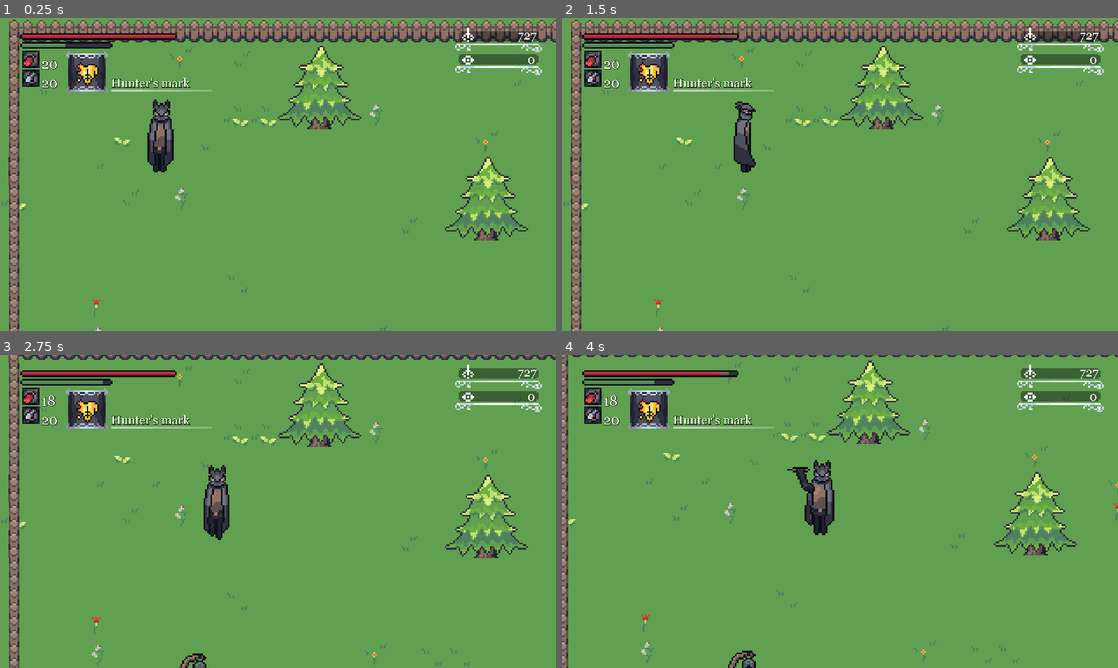
Above: before the commit, frames 1-4 (two rows, left to right).
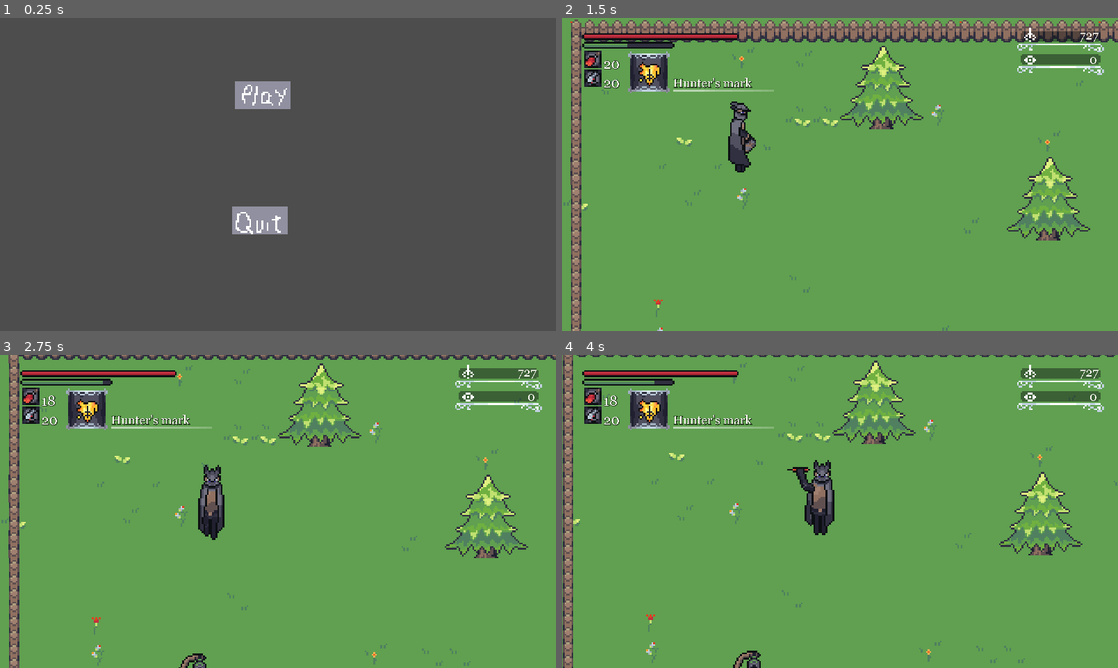
Above: after the commit, the same moments.

Repository: GrimReapTM/Hyper_Blood_Drifter
Game: Godot game, scene res://Scenes/UI_scenes/main_menu.tscn
The game is run twice, just before and just after one commit, with the same random seed, the same clock (stepped at 60 frames per second) and the same inputs. Before the commit the project starts from res://Scenes/TestScene.tscn.
Inputs (mouse positions are in pixels of both pictures, inside the frame that each line leads up to):
- Up to frame 1 (0.25 s): no input
- Up to frame 2 (1.5 s): click (823, 96) at 0.52 s; tap Enter at 1.25 s; move the mouse to (962, 158) at 1.27 s; hold D (moveRight) from 1.28 s (still down); hold Q (heal) from 1.28 s (still down); tap L (comedy) at 1.35 s; click (962, 158) at 1.42 s
- Up to frame 3 (2.75 s): move the mouse to (166, 527) at 2.02 s; release D (moveRight) at 2.03 s; release Q (heal) at 2.03 s; hold S (moveDown) from 2.03 s (still down); tap Q (heal) at 2.1 s; click (166, 527) at 2.17 s; tap K (non_comedy) at 2.3 s
- Up to frame 4 (4 s): move the mouse to (895, 442) at 2.77 s; release S (moveDown) at 2.78 s; hold D (moveRight) 2.78-3.53 s; tap K (non_comedy) at 2.85 s; click (895, 442) at 2.92 s; tap L (comedy) at 3.05 s; move the mouse to (812, 574) at 3.52 s; hold W (moveUp) from 3.53 s (still down); click (812, 574) at 3.6 s; tap Q (heal) at 3.8 s

The runs differ from the first frame. In frame 1, 97% of the frame differs, in the area x 0-100%, y 0-100%; in frame 2, 0.8%; in frame 3, 0.8%; in frame 4, 5.9%.

Commit message:
majnové menu

Diff:
--- /dev/null
+++ b/Scenes/UI_scenes/main_menu.tscn
@@ -0,0 +1,34 @@
+[gd_scene load_steps=7 format=3 uid="uid://ftxp4shodc50"]
+
+[ext_resource type="Texture2D" uid="uid://b2irjih3j1dqy" path="res://sprites/HUD/menu_quit_idle.png" id="1_qh61m"]
+[ext_resource type="Texture2D" uid="uid://cnts6h0214qyx" path="res://sprites/HUD/pause_buttons/menu_quit_hover.png" id="2_kpr0v"]
+[ext_resource type="Script" path="res://Scenes/UI_scenes/play.gd" id="3_umxhl"]
+[ext_resource type="Texture2D" uid="uid://r57swxgcbm4b" path="res://sprites/HUD/pause_buttons/menu_play_idle.png" id="3_xs034"]
+[ext_resource type="Texture2D" uid="uid://cyr3r7mtbuiu2" path="res://sprites/HUD/pause_buttons/menu_play_hover.png" id="4_xdog2"]
+[ext_resource type="Script" path="res://Scenes/UI_scenes/quit.gd" id="6_ml28c"]
+
+[node name="Main_Menu" type="Control"]
+layout_mode = 3
+anchors_preset = 0
+
+[node name="play" type="TextureButton" parent="."]
+layout_mode = 0
+offset_left = 541.0
+offset_top = 145.0
+offset_right = 573.0
+offset_bottom = 161.0
+scale = Vector2(4, 4)
+texture_normal = ExtResource("3_xs034")
+texture_hover = ExtResource("4_xdog2")
+script = ExtResource("3_umxhl")
+
+[node name="quit" type="TextureButton" parent="."]
+layout_mode = 0
+offset_left = 534.0
+offset_top = 434.0
+offset_right = 566.0
+offset_bottom = 450.0
+scale = Vector2(4, 4)
+texture_normal = ExtResource("1_qh61m")
+texture_hover = ExtResource("2_kpr0v")
+script = ExtResource("6_ml28c")
--- /dev/null
+++ b/Scenes/UI_scenes/play.gd
@@ -0,0 +1,5 @@
+extends TextureButton
+
+
+func _pressed():
+	get_tree().change_scene_to_file("res://Scenes/TestScene.tscn")
--- /dev/null
+++ b/Scenes/UI_scenes/quit.gd
@@ -0,0 +1,5 @@
+extends TextureButton
+
+
+func _pressed():
+	get_tree().quit()
--- a/project.godot
+++ b/project.godot
@@ -11,8 +11,8 @@
 [application]
 
 config/name="Hyper Blood Drifter"
-run/main_scene="res://Scenes/TestScene.tscn"
-config/features=PackedStringArray("4.0", "Forward Plus")
+run/main_scene="res://Scenes/UI_scenes/main_menu.tscn"
+config/features=PackedStringArray("4.1", "Forward Plus")
 config/icon="res://icon.svg"
 
 [autoload]
@@ -49,12 +49,12 @@
 }
 attackMelee={
 "deadzone": 0.5,
-"events": [Object(InputEventMouseButton,"resource_local_to_s …(211 unchanged characters)… 220, 66),"factor":1.0,"button_index":1,"pressed":true,"double_click":false,"script":null)
+"events": [Object(InputEventMouseButton,"resource_local_to_s …(211 unchanged characters)… 220, 66),"factor":1.0,"button_index":1,"canceled":false,"pressed":true,"double_click":false,"script":null)
 ]
 }
 attackRanged={
 "deadzone": 0.5,
-"events": [Object(InputEventMouseButton,"resource_local_to_s …(211 unchanged characters)… 108, 64),"factor":1.0,"button_index":2,"pressed":true,"double_click":false,"script":null)
+"events": [Object(InputEventMouseButton,"resource_local_to_s …(211 unchanged characters)… 108, 64),"factor":1.0,"button_index":2,"canceled":false,"pressed":true,"double_click":false,"script":null)
 ]
 }
 dash={
--- a/scripts/player.gd
+++ b/scripts/player.gd
@@ -33,18 +33,6 @@
 signal insightChanged
 signal b_echoesChanged
 
-func littleTrolling():
-	if Input.is_action_just_pressed("comedy"):
-		healthPoints -= 30
-		healthChanged.emit()
-		print(healthPoints)
-	if Input.is_action_just_pressed("non_comedy"):
-		if healthPoints + 20 <= maxHealthPoints:
-			healthPoints += 20
-			healthChanged.emit()
-			print(healthPoints)
-		else:
-			healthPoints = maxHealthPoints
 
 #variables for movement
 @export var speed = 350
@@ -59,6 +47,10 @@
 var attacking = false
 var action = false
 var dashing = false
+
+
+var consumables = []
+
 
 #used for attacks
 var attackAnimations = ["up_left", "up", "up_right", "left", "right", "down_left", "down", "down_right"]
@@ -339,5 +331,4 @@
 	movement(delta)
 	move_and_slide()
 	movementAnimation()
-	littleTrolling()
 	staminaRecovery(delta)
Binary file added: sprites/HUD/menu_quit_idle.png
Not shown, added: sprites/HUD/menu_quit_idle.png.import
Binary file added: sprites/HUD/pause_buttons/menu_play_hover.png
Not shown, added: sprites/HUD/pause_buttons/menu_play_hover.png.import
Binary file added: sprites/HUD/pause_buttons/menu_play_idle.png
Not shown, added: sprites/HUD/pause_buttons/menu_play_idle.png.import
Binary file added: sprites/HUD/pause_buttons/menu_quit_hover.png
Not shown, added: sprites/HUD/pause_buttons/menu_quit_hover.png.import
